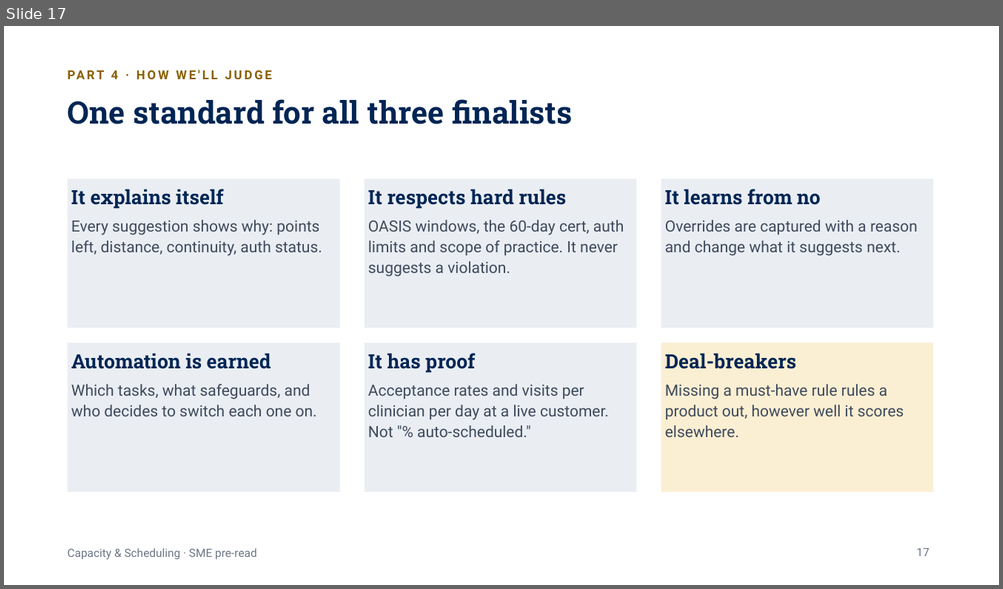
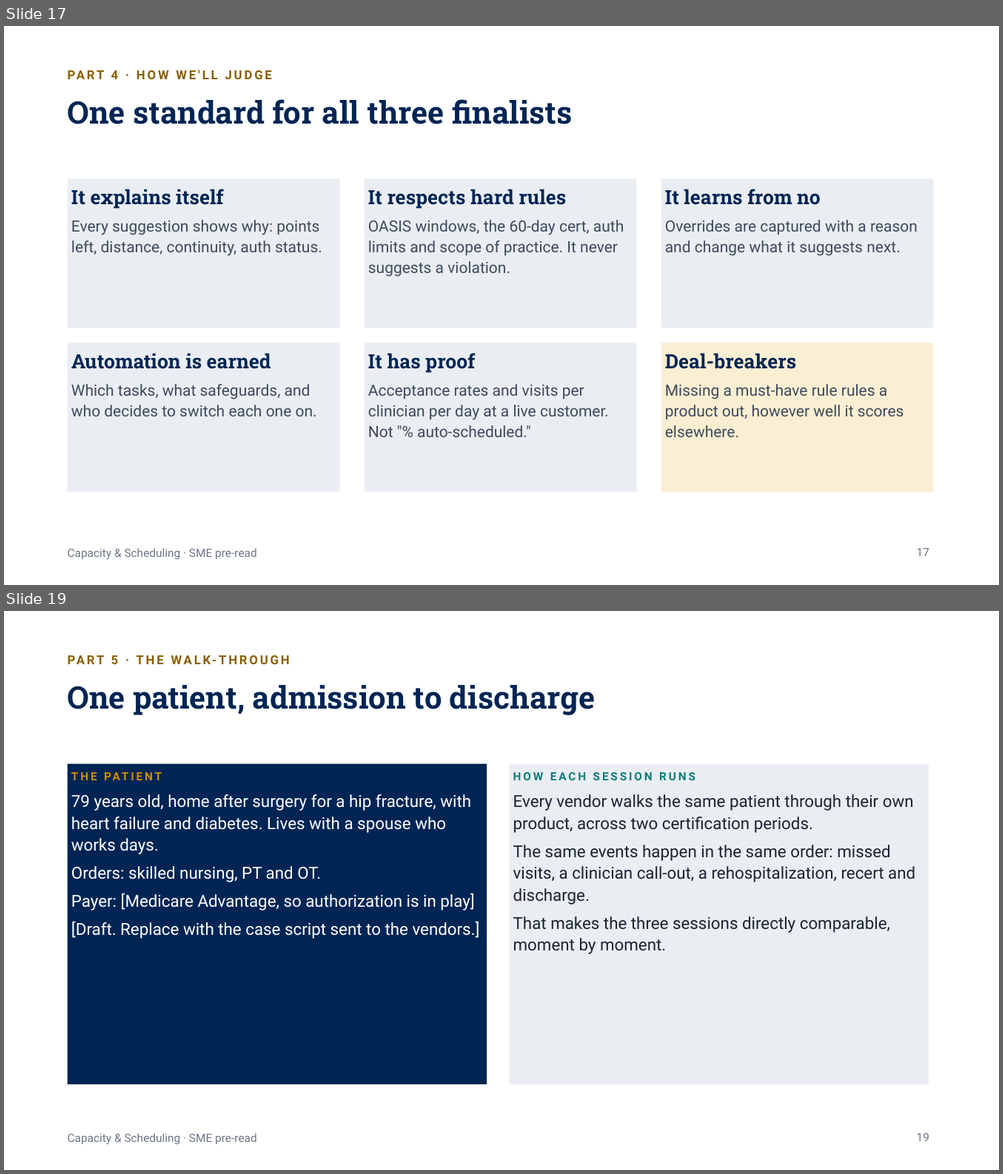
Before and after one commit to worker-max/compassus-capacity-pm, a slide deck: agents/compassus-capacity-pm/artifacts/Nashville-SME-PreRead.pptx. Shown one above the other, each under a label of ours: slide 17 before the commit, slides 17 and 19 after it; the slides between them are not shown. The pictures are 1003x589 and 1003x1174 pixels, drawn with LibreOffice and Linux fonts; fonts in the diff are those of the drawing. Boxes give left, top, right and bottom in pixels: in the first picture for what was removed or moved away, otherwise in the second. Text is boxed around its words. In the diff, an @@ line names an element or a change of style, - is before the commit and + after.

```diff
--- a/agents/compassus-capacity-pm/artifacts/Nashville-SME-PreRead.pptx
+++ b/agents/compassus-capacity-pm/artifacts/Nashville-SME-PreRead.pptx
@@ slide 19 added at bbox=[4, 611, 999, 1170], background #FFFFFF; not listed: 1 template element that a slide beside it also shows @@
@@ text added at bbox=[111, 655, 119, 664], 12 pt, text #8A5F00, bold @@
+PART 5 · THE WALK-THROUGH
@@ title added at bbox=[68, 685, 595, 715], 30 pt, text #002554, bold @@
+One patient, admission to discharge
@@ rectangle added at bbox=[68, 764, 486, 1085], fill #002554 @@
@@ rectangle added at bbox=[509, 764, 928, 1085], fill #EAEEF3 @@
@@ text added at bbox=[513, 772, 915, 954], 16 pt, text #1B2433 @@
+HOW EACH SESSION RUNS
+Every vendor walks the same patient through their own product, across two certification periods.
+The same events happen in the same order: missed visits, a clinician call-out, a rehospitalization, recert and discharge.
+That makes the three sessions directly comparable, moment by moment.
@@ text added at bbox=[71, 795, 480, 939], 16 pt, text #FFFFFF @@
+THE PATIENT
+79 years old, home after surgery for a hip fracture, with heart failure and diabetes. Lives with a spouse who works days.
+Orders: skilled nursing, PT and OT.
+Payer: [Medicare Advantage, so authorization is in play]
+[Draft. Replace with the case script sent to the vendors.]
@@ page number added at bbox=[916, 1133, 929, 1142], 11 pt, text #6B7686 @@
+19
```
Also in this commit, not shown: 4 slides changed, 5 other slides added.
